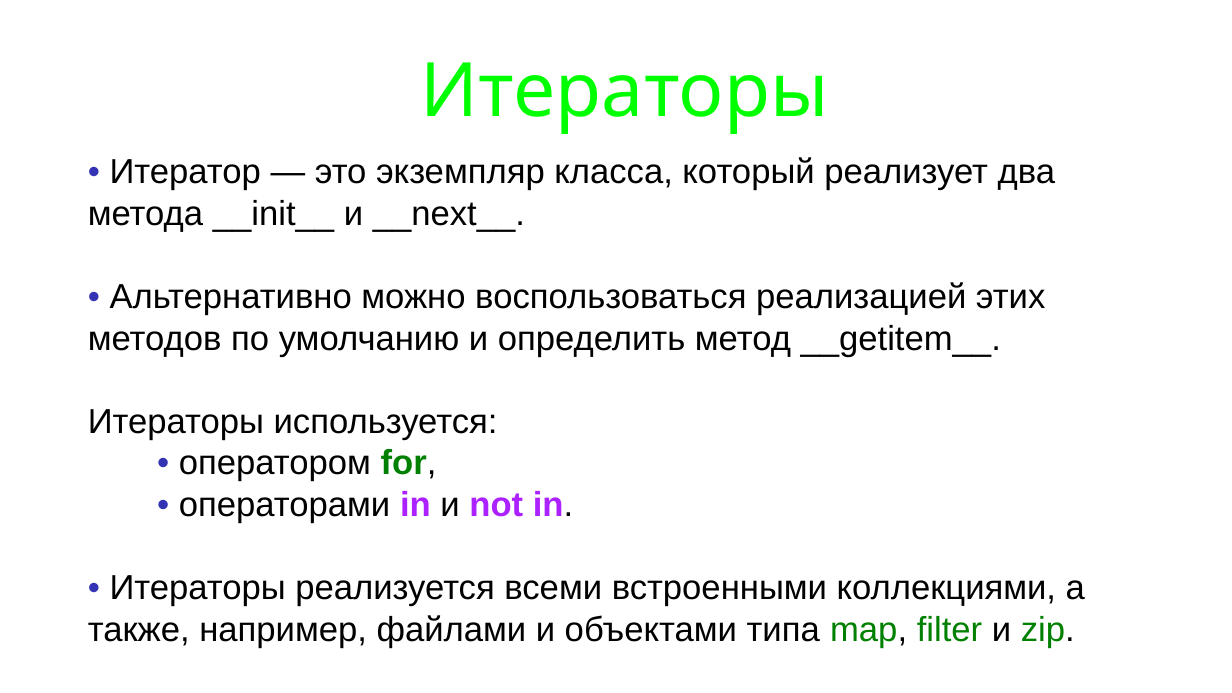
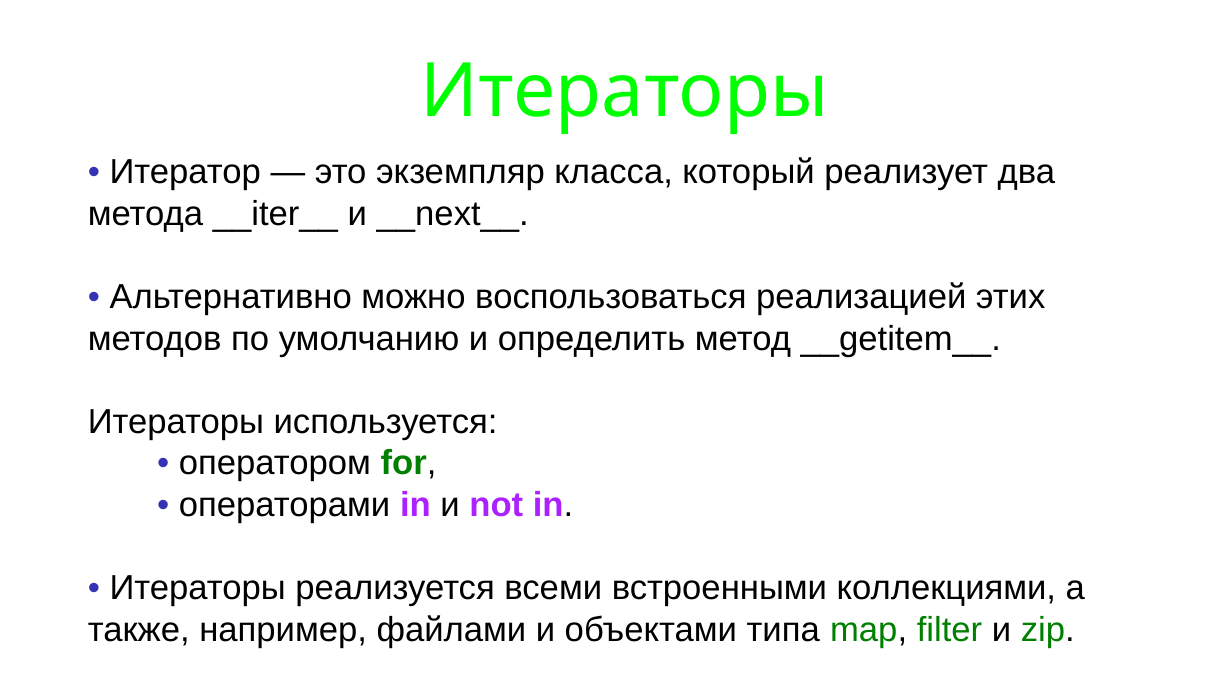
Before and after one commit to maxchv/LearnPython, a slide deck: slide 8 of week09/iteratorsgenerators.pptx (slide 4 before the commit). Drawn at 1232x693 pixels with LibreOffice and Linux fonts; fonts in the diff are those of the drawing. Boxes give left, top, right and bottom in pixels: in the first picture for what was removed or moved away, otherwise in the second. Text is boxed around its words. In the diff, an @@ line names an element or a change of style, - is before the commit and + after.

```diff
--- a/week09/iteratorsgenerators.pptx
+++ b/week09/iteratorsgenerators.pptx
@@ text at bbox=[88, 157, 1055, 232]: text changed @@
-• Итератор — это экземпляр класса, который реализует два метода __init__ и __next__.
+• Итератор — это экземпляр класса, который реализует два метода __iter__ и __next__.
```
Also in this commit, not shown: 4 other slides changed, 6 other files.
